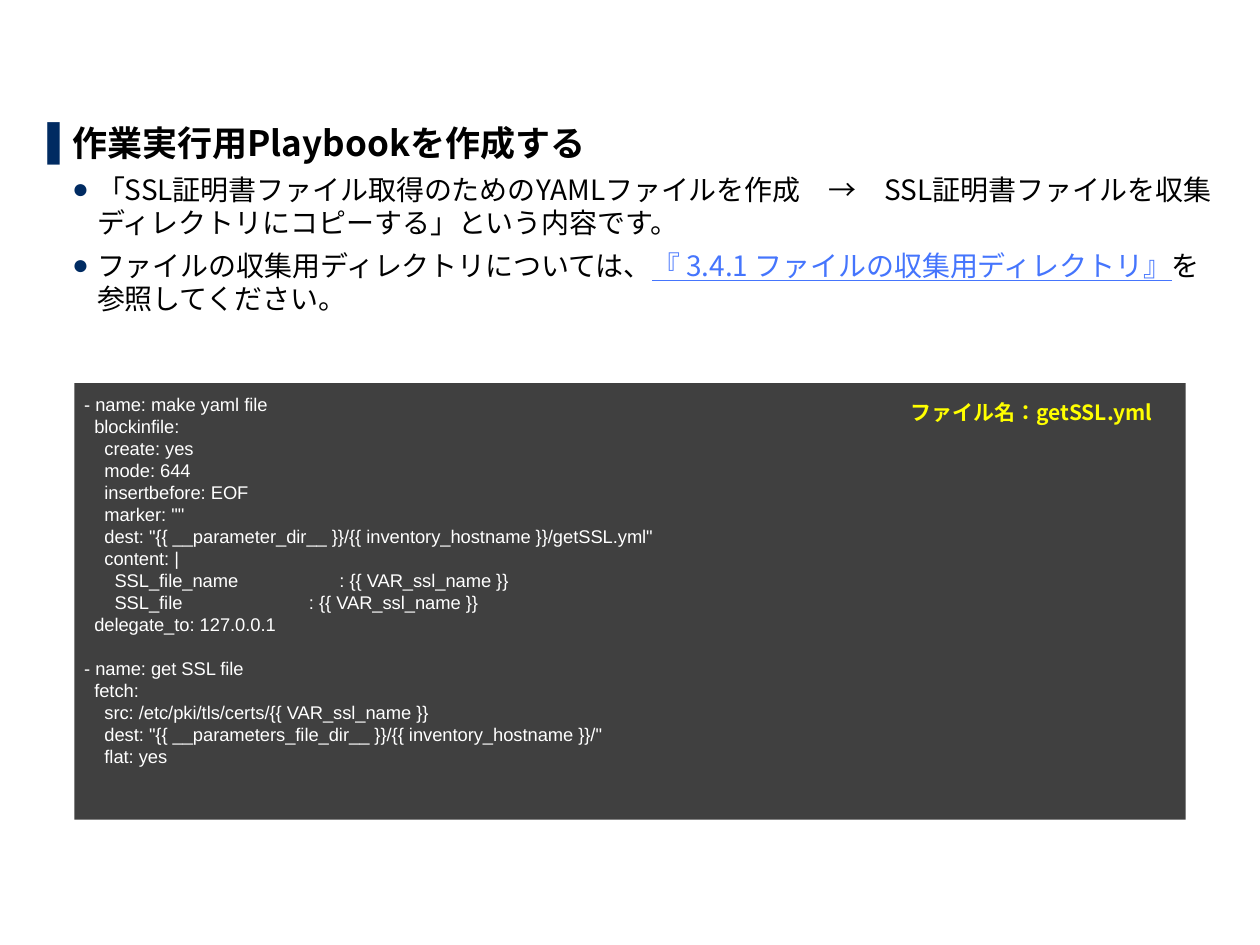
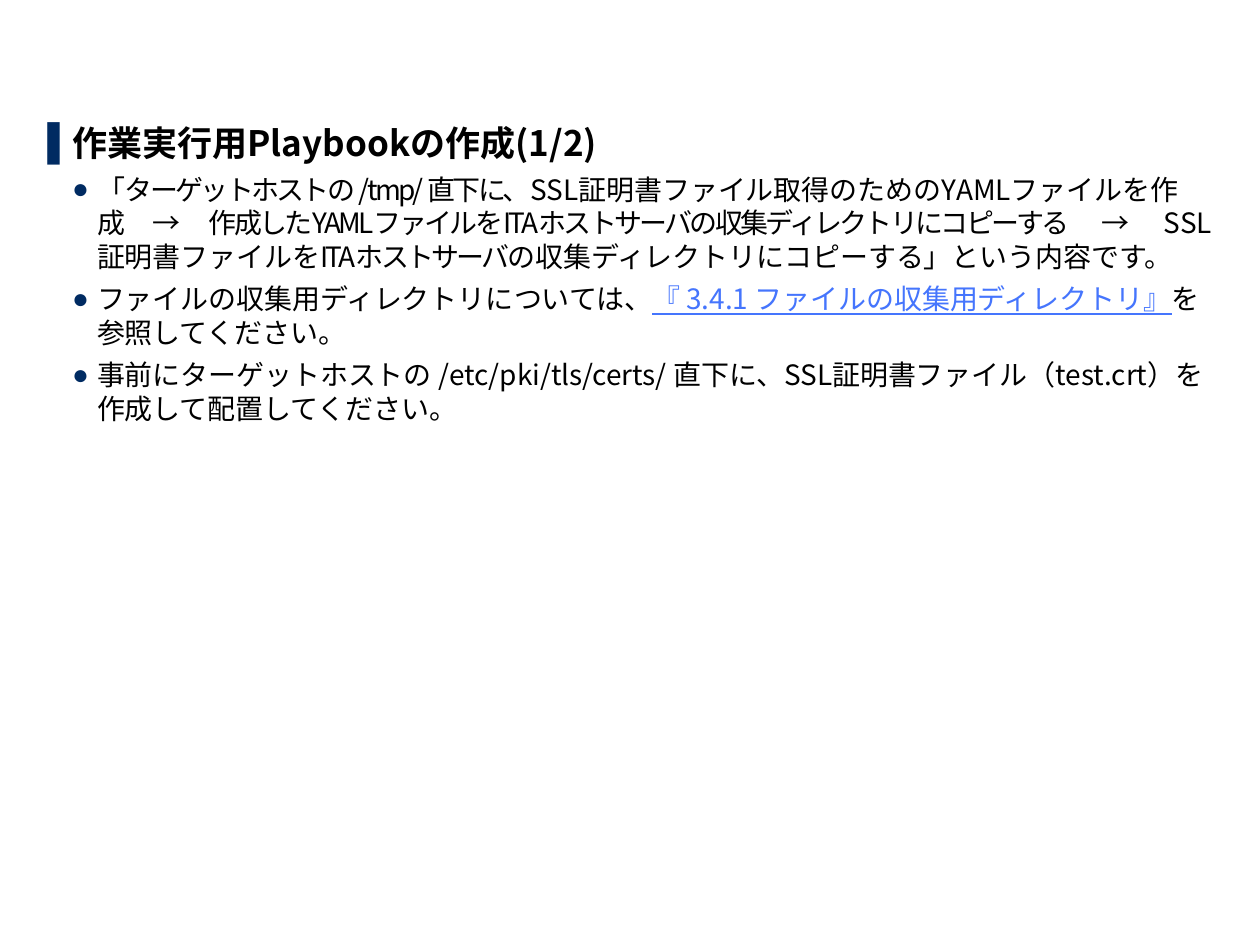
Before and after one commit to exastro-suite/it-automation-docs, a slide deck: slide 53 of asset/Learn_ja/ITA-collect-compare_practice_ja.pptx (slide 52 before the commit). Drawn at 1260x945 pixels with LibreOffice and Linux fonts; fonts in the diff are those of the drawing; background and template pictures are left out. Boxes give left, top, right and bottom in pixels: in the first picture for what was removed or moved away, otherwise in the second. Text is boxed around its words. In the diff, an @@ line names an element or a change of style, - is before the commit and + after.

```diff
--- a/asset/Learn_ja/ITA-collect-compare_practice_ja.pptx
+++ b/asset/Learn_ja/ITA-collect-compare_practice_ja.pptx
@@ text at <box>72,126,1179,270</box>: text changed @@
-▌ 作業実行用Playbookを作成する
-  ● 「SSL証明書ファイル取得のためのYAMLファイルを作成 → SSL証明書ファイルを収集ディレクトリにコピーする」という内容です。
+▌ 作業実行用Playbookの作成(1/2)
+  ● 「ターゲットホストの /tmp/ 直下に、SSL証明書ファイル取得のためのYAMLファイルを作成 → 作成したYAMLファイルをITAホストサーバの収集ディレクトリにコピーする → SSL証明書ファイルをITAホストサーバの収集ディレクトリにコピーする」という内容です。
@@ rectangle removed at <box>74,383,1186,820</box> @@
-- name: make yaml file
-blockinfile:
-create: yes
-mode: 644
-insertbefore: EOF
-marker: ""
-dest: "{{ __parameter_dir__ }}/{{ inventory_hostname }}/getSSL.yml"
-content: |
-SSL_file_name : {{ VAR_ssl_name }}
-SSL_file : {{ VAR_ssl_name }}
-delegate_to: 127.0.0.1
-- name: get SSL file
-fetch:
-src: /etc/pki/tls/certs/{{ VAR_ssl_name }}
-dest: "{{ __parameters_file_dir__ }}/{{ inventory_hostname }}/"
-flat: yes
@@ text at <box>97,361,1203,422</box>: paragraph added @@
+  ● 事前にターゲットホストの /etc/pki/tls/certs/ 直下に、SSL証明書ファイル（test.crt）を作成して配置してください。
@@ text removed at <box>910,402,1152,425</box> @@
-ファイル名：getSSL.yml
```
Also in this commit, not shown: 18 other slides changed, 2 slides added, 1 other file.
